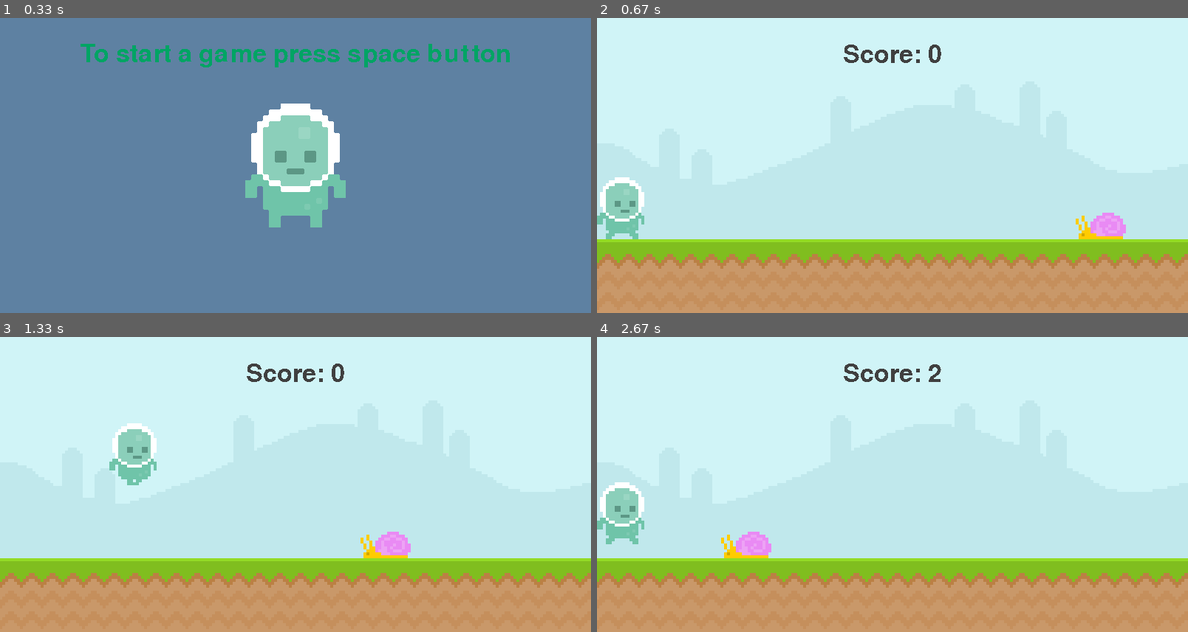
Above: before the commit, frames 1-4 (two rows, left to right).
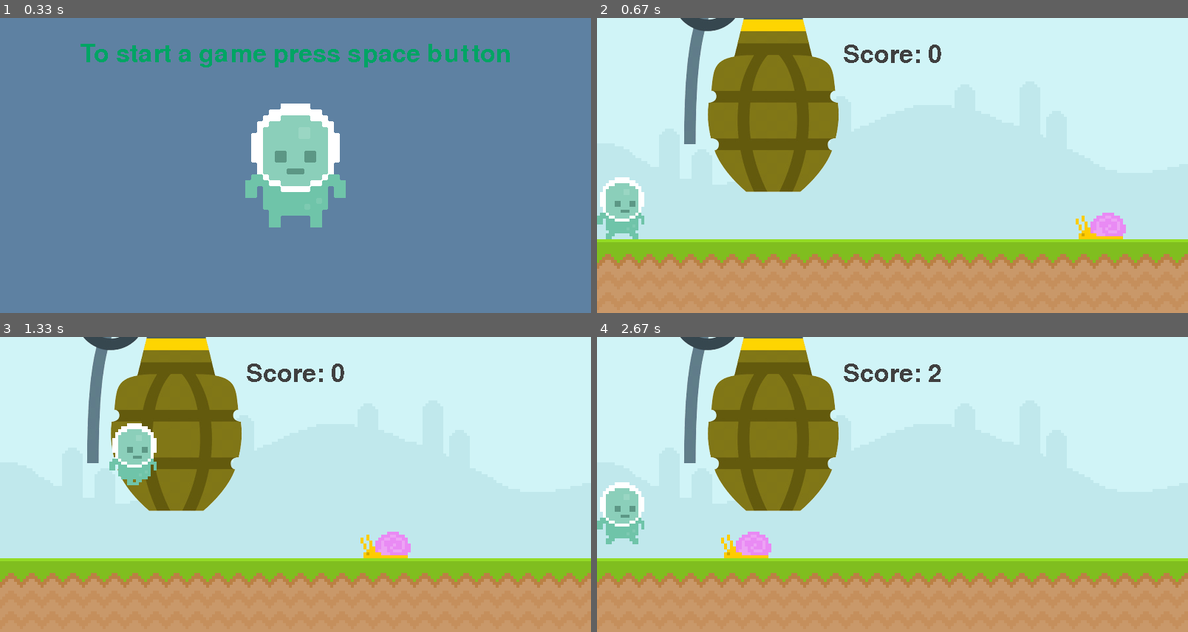
Above: after the commit, the same moments.

Repository: finziamit/PyGame
Game: pygame game, started from first_game.py
Two runs of this game, one before a commit and one after it. Both use one fixed random seed, a clock stepped at 60 frames per second and the inputs below.
Inputs:
- Up to frame 1 (0.33 s): no input
- Up to frame 2 (0.67 s): tap Space at 0.33 s
- Up to frame 3 (1.33 s): hold Right 0.67-1.13 s; hold Right from 1.17 s (still down); tap Space at 1.23 s
- Up to frame 4 (2.67 s): tap Space at 1.53, 1.73, 2.03, 2.3, 2.6 s; release Right at 1.63 s; hold Left 1.67-2.2 s; hold Left 2.23-2.63 s

Frame 1 is identical in both runs. In frame 2, 11% of the frame differs, in the area x 14-41%, y 0-59%; in frame 3, 10%; in frame 4, 11%.

Commit message:
Update grenade throw abillity

Diff:
--- a/first_game.py
+++ b/first_game.py
@@ -15,6 +15,7 @@
 step_size = 4
 start_time = 0
 
+empty = pygame.Color(0,0,0,0)
 my_game_text_color = (64,64,64)
 my_game_text_bg_color = '#c0e8ec'
 
@@ -41,6 +42,11 @@
 grenade_surface = pygame.transform.scale_by(grenade_surface, 0.1)
 grenade_rect = grenade_surface.get_rect(midleft=(-100, -100))
 
+# Grenade logo
+grenade_logo_surface = grenade_surface = pygame.image.load('graphics/Grenade/grenade.png').convert_alpha()
+grenade_logo_surface = pygame.transform.scale_by(grenade_surface, 0.06)
+grenade_logo_rect = grenade_logo_surface.get_rect(topleft=(5,5))
+
 player_gravity = 0
 player_walking_mod = 1
 top_score = 0
@@ -58,6 +64,7 @@
 # Grenade factors
 grenade_throw = False
 grenade_bounce_dir = 1
+has_grenade = False
 
 while 1:
     for event in pygame.event.get():
@@ -86,14 +93,17 @@
                 if event.key == pygame.K_LEFT: move_left = False
 
             # grenade throw
-            if event.type == pygame.KEYDOWN and not grenade_throw:
-                if event.key == pygame.K_f: grenade_throw = True
+            if event.type == pygame.KEYDOWN and has_grenade and not grenade_throw:
+                if event.key == pygame.K_f:
+                    grenade_throw = True
+                    has_grenade = False
 
         else:
             if  event.type == pygame.KEYDOWN and event.key == pygame.K_SPACE:
                 game_active = True
                 snail_rect.right = snail_x_pos
                 player_rect.left = 0
+                has_grenade = False
                 start_time = pygame.time.get_ticks()
 
             if  event.type == pygame.KEYUP and event.key == pygame.K_SPACE: top_score = 0
@@ -108,6 +118,9 @@
         screen.blit(grenade_surface, grenade_rect)
 
         top_score = display_score()
+        if top_score != 0 and top_score % 10 == 0 and not has_grenade: has_grenade = True
+
+        # if player has grenade
 
         snail_rect.x -= step_size
         if snail_rect.right <= 0: snail_rect.left = screen_width
